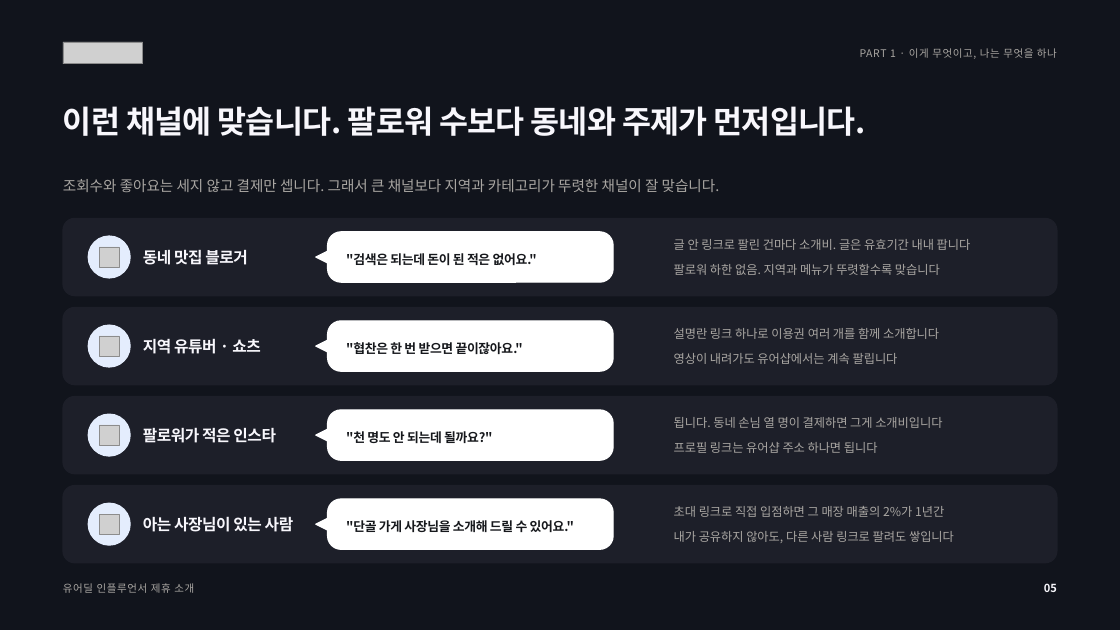
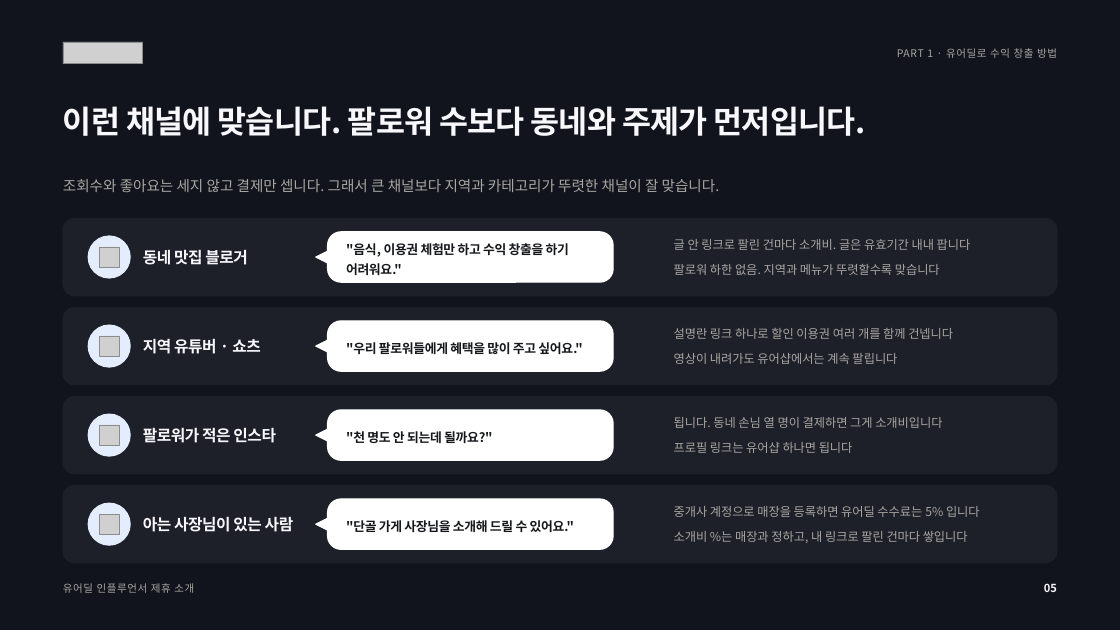
Before and after one commit to tobe2111/ur-live, a slide deck: slide 6 of docs/business/proposals/urdeal-influencer-deck.pptx. Drawn at 1120x630 pixels with LibreOffice and Linux fonts; fonts in the diff are those of the drawing; grey boxes stand for pictures; background and template pictures are left out. Boxes give left, top, right and bottom in pixels: in the first picture for what was removed or moved away, otherwise in the second. Text is boxed around its words. In the diff, an @@ line names an element or a change of style, - is before the commit and + after.

```diff
--- a/docs/business/proposals/urdeal-influencer-deck.pptx
+++ b/docs/business/proposals/urdeal-influencer-deck.pptx
@@ text at [897,48,1057,58]: text changed @@
-PART 1 · 이게 무엇이고, 나는 무엇을 하나
+PART 1 · 유어딜로 수익 창출 방법
@@ text at [346,243,569,275]: text changed @@
-"검색은 되는데 돈이 된 적은 없어요."
+"음식, 이용권 체험만 하고 수익 창출을 하기 어려워요."
@@ text at [674,328,953,339]: text changed @@
-설명란 링크 하나로 이용권 여러 개를 함께 소개합니다
+설명란 링크 하나로 할인 이용권 여러 개를 함께 건넵니다
@@ text at [346,342,582,354]: text changed @@
-"협찬은 한 번 받으면 끝이잖아요."
+"우리 팔로워들에게 혜택을 많이 주고 싶어요."
@@ text at [674,442,853,453]: text changed @@
-프로필 링크는 유어샵 주소 하나면 됩니다
+프로필 링크는 유어샵 하나면 됩니다
@@ text at [674,506,980,517]: text changed @@
-초대 링크로 직접 입점하면 그 매장 매출의 2%가 1년간
+중개사 계정으로 매장을 등록하면 유어딜 수수료는 5% 입니다
@@ text at [674,531,968,543]: text changed @@
-내가 공유하지 않아도, 다른 사람 링크로 팔려도 쌓입니다
+소개비 %는 매장과 정하고, 내 링크로 팔린 건마다 쌓입니다
```
Also in this commit, not shown: 19 other slides changed, 9 other files.
